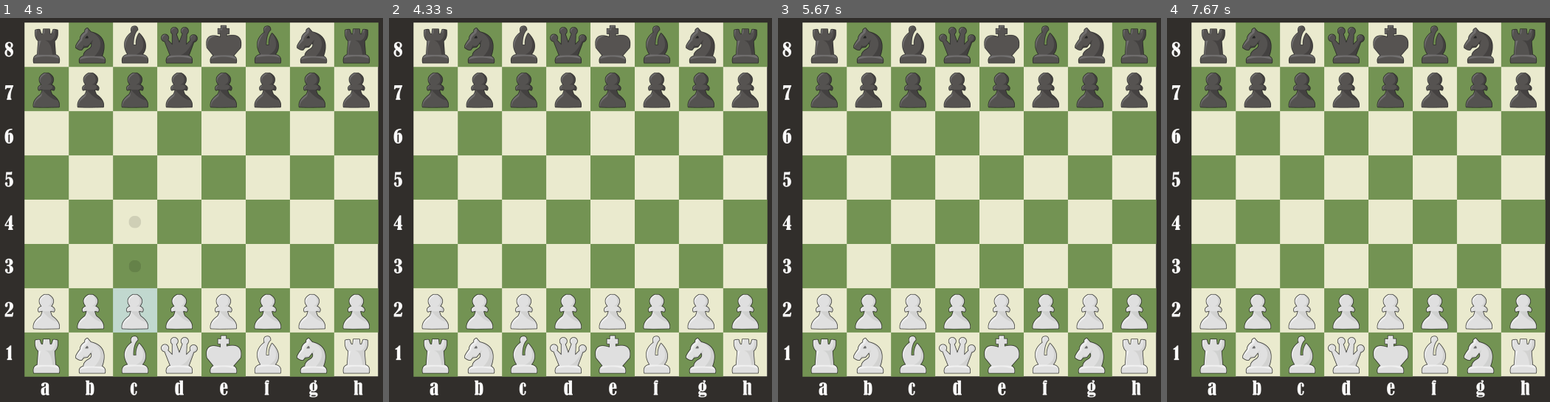
Above: before the commit, frames 1-4 (left to right).
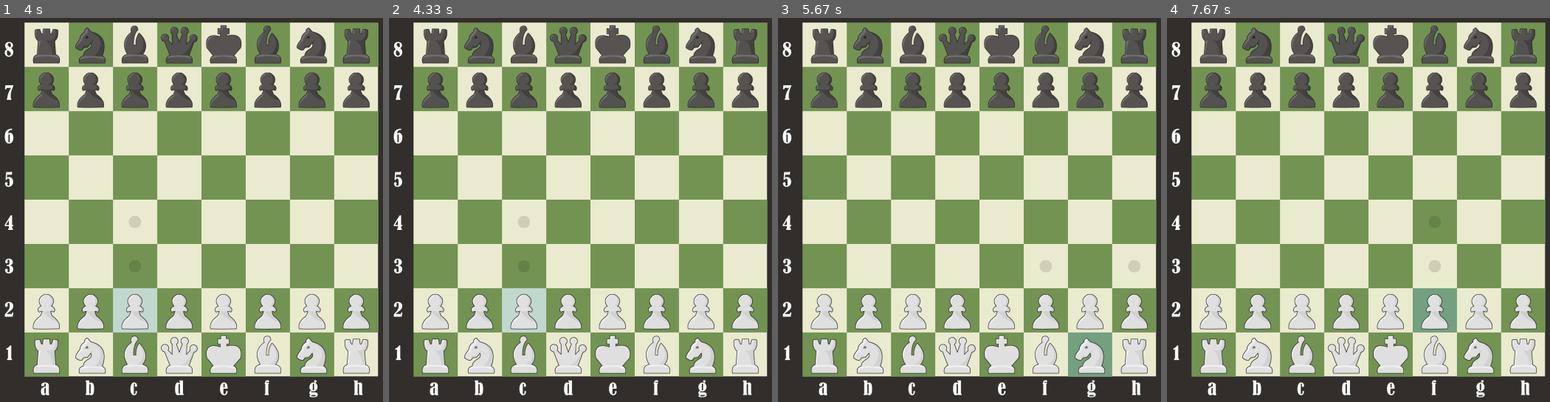
Above: after the commit, the same moments.

Repository: JohnPullmann/ChessPygame
Game: pygame game, started from game.py
The game is run twice, just before and just after one commit, with the same random seed, the same clock (stepped at 60 frames per second) and the same inputs.
Inputs (mouse positions are in pixels of both pictures, inside the frame that each line leads up to):
- Up to frame 1 (4 s): press the mouse at (outside the picture) at 0.37 s; move the mouse to (42, 229) at 0.47 s; release the mouse at (99, 302) at 0.6 s; click (49, 336) at 0.72 s; click (76, 363) at 1.05 s; click (outside the picture) at 1.38 s; click (314, 106) at 2.85 s; click (291, 317) at 3.18 s; click (outside the picture) at 3.52 s; click (122, 294) at 3.85 s
- Up to frame 2 (4.33 s): click (641, 44) at 4.18 s
- Up to frame 3 (5.67 s): click (812, 329) at 4.52 s; click (outside the picture) at 4.85 s; click (1072, 336) at 5.18 s; click (923, 64) at 5.52 s
- Up to frame 4 (7.67 s): click (1438, 344) at 6.42 s; click (1186, 106) at 6.75 s; click (1415, 313) at 7.08 s; click (1339, 48) at 7.42 s

Frame 1 is identical in both runs. In frame 2, 1.0% of the frame differs, in the area x 29-42%, y 51-82%; in frame 3, 1.0%; in frame 4, 1.0%, in the area x 64-76%, y 63-82%.

Commit message:
Add pawn promotion feature and fix pawn move error - out of range

Diff:
--- a/board.py
+++ b/board.py
@@ -1,5 +1,6 @@
 import pygame
 from pprint import pprint
+import os
 
 
 def board_pos_to_coords(board_pos) -> tuple:
@@ -49,11 +50,17 @@
     valid_move_image_original_size = None  # image loaded later
     valid_move_attack_image = None  # image loaded later
     valid_move_attack_image_original_size = None  # image loaded later
+    choose_piece_white_image_original_size = None  # image loaded later
+    choose_piece_black_image_original_size = None  # image loaded later
+    choose_piece_white_image = None  # image loaded later
+    choose_piece_black_image = None  # image loaded later
     mouse_on_square = [(),()] # [board_pos, board_pos_coords]
 
     last_turn = [(),()] # [start_board_pos, end_board_pos]
     danger_zone_black = [[False for _ in range(8)] for _ in range(8)]
     danger_zone_white = [[False for _ in range(8)] for _ in range(8)]
+
+    choosing_piece = None
 
     def __init__(self):
 
@@ -125,17 +132,17 @@
     def select_piece(self, mouse_x: float, mouse_y: float) -> None:
         mouse_board_pos = coords_to_board_pos((mouse_x, mouse_y))
         if mouse_board_pos != -1:
-            selected_piece = self.board[mouse_board_pos[0]][mouse_board_pos[1]]
-            if selected_piece != None:
+            if self.board[mouse_board_pos[0]][mouse_board_pos[1]] != None:
                 #print(selected_piece, self.player_on_turn)
-                if selected_piece.color == self.player_on_turn.color:
-                    selected_piece.selected = True
-                    Board.holding_piece = selected_piece
-                    Board.selected_piece = selected_piece
+                if self.board[mouse_board_pos[0]][mouse_board_pos[1]].color == self.player_on_turn.color:
+                    self.board[mouse_board_pos[0]][mouse_board_pos[1]].selected = True
+                    Board.holding_piece = self.board[mouse_board_pos[0]][mouse_board_pos[1]]
+                    Board.selected_piece = self.board[mouse_board_pos[0]][mouse_board_pos[1]]
 
                     #print(f"Valid moves {selected_piece.type}: {selected_piece.valid_moves}")
                 else:
-                    Board.selected_piece = None
+                    #print("ccccc",selected_piece.color == self.player_on_turn.color, selected_piece.color, self.player_on_turn.color, selected_piece)
+                    #Board.selected_piece = None
                     Board.holding_piece = None
         else:
             Board.selected_piece = None
@@ -166,12 +173,12 @@
         self.board_pos = board_pos # (column, row)
         self.coords = board_pos_to_coords(self.board_pos) # (x, y)
         self.size = Board.size_of_board/8
-        self.image = None # image loaded later
-        self.image_original_size = None # image loaded later
         self.selected = selected
         self.rec = pygame.Rect(*self.coords, self.size, self.size)
         self.type = None
         self.valid_moves = [] # updates when spiece selected, [(col, row, attact)]
+        self.image = None # image loaded later
+        self.image_original_size = None # image loaded later
 
         if self.color == "white":
             Board.white_pieces.append(self)
@@ -179,6 +186,9 @@
             Board.black_pieces.append(self)
         Board.all_pieces.append(self)
 
+    def load_image(self):
+        self.image_original_size = pygame.image.load(os.path.join("images/PNG/", f"{self.color}_{self.type.lower()}.png"))
+        self.image = pygame.transform.smoothscale(self.image_original_size, (self.size, self.size))
 
     def isSelected(self) -> bool:
         return self.selected
@@ -206,11 +216,16 @@
                 attacking = True
 
 
-        # ---------------------- Special attacks
+        # ---------------------- Special moves
         if self.type == "Pawn" and attacking == False: # en passant move, left and right
             if dest_board_pos[1] != self.board_pos[1]: #  - test if not normal forward move
                 self.attack((dest_board_pos[0]-color_col_mult, dest_board_pos[1]), game_board)
                 attacking = False
+
+        other_side = 0 if self.color == "white" else 7
+        if self.type == "Pawn" and dest_board_pos[0] == other_side:
+            #change pawn to piece of choice
+            Board.choosing_piece = self
 
         elif self.type == "King":
             self.endangered = False
@@ -299,6 +314,27 @@
         super().__init__(color, board_pos, selected)
         self.type = "Pawn"
         self.moved = False
+        self.load_image()
+
+    def promote(self, piece, game_board):
+        if piece == "Queen":
+            game_board.board[self.board_pos[0]][self.board_pos[1]] = Queen(self.color, self.board_pos)
+            print(f"\n{Board.player_on_turn.name} chose Queen\n")
+        if piece == "Rook":
+            game_board.board[self.board_pos[0]][self.board_pos[1]] = Rook(self.color, self.board_pos)
+            print(f"\n{Board.player_on_turn.name} chose Rook\n")
+        if piece == "Knight":
+            game_board.board[self.board_pos[0]][self.board_pos[1]] = Knight(self.color, self.board_pos)
+            print(f"\n{Board.player_on_turn.name} chose Knight\n")
+        if piece == "Bishop":
+            game_board.board[self.board_pos[0]][self.board_pos[1]] = Bishop(self.color, self.board_pos)
+            print(f"\n{Board.player_on_turn.name} chose Bishop\n")
+
+        game_board.all_pieces.remove(self)
+        if self.color == "white":
+            game_board.white_pieces.remove(self)
+        else:
+            game_board.black_pieces.remove(self)
 
     def validate_moves(self, game_board) -> None:
         # add special move !
@@ -314,18 +350,20 @@
 
 
 
-        if board[now_col+(1*color_col_mult)][now_row] == None and 0 <= now_col+(1*color_col_mult) < 8: # one forward
-            if your_king.endangered == False:
-                self.valid_moves.append((now_col+(1*color_col_mult), now_row, False))
-            else:
-                self.add_if_saves_king(now_col+(1*color_col_mult), now_row, p_attacking_king, your_king, False, game_board)
-
-        if board[now_col+(2*color_col_mult)][now_row] == None and 0 <= now_col+(2*color_col_mult) < 8: # first move two forward
-            if self.moved == False:
+        if  0 <= now_col+(1*color_col_mult) < 8: # one forward
+            if board[now_col+(1*color_col_mult)][now_row] == None:
                 if your_king.endangered == False:
-                    self.valid_moves.append((now_col+(2*color_col_mult), now_row, False))
-                else:
-                    self.add_if_saves_king(now_col+(2*color_col_mult), now_row, p_attacking_king, your_king, False, game_board)
+                    self.valid_moves.append((now_col+(1*color_col_mult), now_row, False))
+                else:
+                    self.add_if_saves_king(now_col+(1*color_col_mult), now_row, p_attacking_king, your_king, False, game_board)
+
+        if 0 <= now_col+(2*color_col_mult) < 8: # first move two forward
+            if board[now_col+(2*color_col_mult)][now_row] == None and board[now_col+(1*color_col_mult)][now_row] == None:
+                if self.moved == False:
+                    if your_king.endangered == False:
+                        self.valid_moves.append((now_col+(2*color_col_mult), now_row, False))
+                    else:
+                        self.add_if_saves_king(now_col+(2*color_col_mult), now_row, p_attacking_king, your_king, False, game_board)
 
         for direction in [1,-1]: # en passant move, left and right
             if 0 <= now_col+(1*color_col_mult) < 8 and 0 <= now_row+(direction) < 8 :
@@ -374,6 +412,7 @@
         super().__init__(color, board_pos, selected)
         self.type = "Knight"
         self.moves = [(1,2), (2,1), (2,-1), (1,-2), (-1,-2), (-2,-1), (-2,1), (-1,2)]
+        self.load_image()
 
     def validate_moves(self, game_board) -> None:
         board = game_board.board
@@ -427,6 +466,7 @@
                       [(-1,1), (-2,2), (-3,3), (-4,4), (-5,5), (-6,6), (-7,7)],
                       [(1,-1), (2,-2), (3,-3), (4,-4), (5,-5), (6,-6), (7,-7)],
                       [(-1,-1), (-2,-2), (-3,-3), (-4,-4), (-5,-5), (-6,-6), (-7,-7)]]
+        self.load_image()
 
     def validate_moves(self, game_board) -> None:
         board = game_board.board
@@ -486,6 +526,7 @@
                       [(1,0), (2,0), (3,0), (4,0), (5,0), (6,0), (7,0)],
                       [(-1,0), (-2,0), (-3,0), (-4,0), (-5,0), (-6,0), (-7,0)]]
         self.moved = False
+        self.load_image()
 
     def validate_moves(self, game_board) -> None:
         board = game_board.board
@@ -548,6 +589,7 @@
             Board.white_king = self
         else:
             Board.black_king = self
+        self.load_image()
 
     def isEndangered(self) -> bool:
         return self.endangered
@@ -615,6 +657,7 @@
                       [(0,-1), (0,-2), (0,-3), (0,-4), (0,-5), (0,-6), (0,-7)],
                       [(1,0), (2,0), (3,0), (4,0), (5,0), (6,0), (7,0)],
                       [(-1,0), (-2,0), (-3,0), (-4,0), (-5,0), (-6,0), (-7,0)]]
+        self.load_image()
 
     def validate_moves(self, game_board) -> None:
         board = game_board.board
--- a/game.py
+++ b/game.py
@@ -8,7 +8,7 @@
 BLACK = (0,0,0)
 BACKGROUND_COLOR = (49,46,43)
 
-SHOW_POSSIBLE_MOVES = True
+SHOW_POSSIBLE_MOVES = False
 
 # create window
 WIDTH, HEIGHT = 800, 600
@@ -60,6 +60,12 @@
     if Board.holding_piece != None:
         WINDOW.blit(Board.holding_piece.image, Board.holding_piece.coords)
 
+    if Board.choosing_piece != None:
+        if Board.choosing_piece.color == "white":
+            WINDOW.blit(Board.choose_piece_white_image, Board.choosing_piece.coords)
+        else:
+            WINDOW.blit(Board.choose_piece_black_image, (Board.choosing_piece.coords[0], Board.choosing_piece.coords[1]-(Board.size_of_board/8*3)))
+
     pygame.display.update()
 
 
@@ -71,10 +77,9 @@
     Board.holding_over_square_image_original_size = pygame.image.load(os.path.join("images/PNG/", "holding_over_square.png"))
     Board.valid_move_image_original_size = pygame.image.load(os.path.join("images/PNG/", "valid_move.png"))
     Board.valid_move_attack_image_original_size = pygame.image.load(os.path.join("images/PNG/", "valid_move_attack.png"))
-
-    for p in Board.all_pieces:
-        #print(f"Loading: {p.color}_{p.type.lower()}.png")
-        p.image_original_size = pygame.image.load(os.path.join("images/PNG/", f"{p.color}_{p.type.lower()}.png"))
+    Board.choose_piece_white_image_original_size = pygame.image.load(os.path.join("images/PNG/", "choose_piece_white.png"))
+    Board.choose_piece_black_image_original_size = pygame.image.load(os.path.join("images/PNG/", "choose_piece_black.png"))
+
 
     transform_images()
 
@@ -89,9 +94,10 @@
     Board.valid_move_image = pygame.transform.smoothscale(Board.valid_move_image_original_size, (Board.size_of_board/8, Board.size_of_board/8))
     Board.valid_move_attack_image = pygame.transform.smoothscale(Board.valid_move_attack_image_original_size, (Board.size_of_board/8, Board.size_of_board/8))
 
-
-    for p in Board.all_pieces:
-        p.image = pygame.transform.smoothscale(p.image_original_size, (p.size, p.size))
+    Board.choose_piece_white_image = pygame.transform.smoothscale(Board.choose_piece_white_image_original_size, (Board.size_of_board/8, Board.size_of_board/8*5))
+    Board.choose_piece_black_image = pygame.transform.smoothscale(Board.choose_piece_black_image_original_size, (Board.size_of_board/8, Board.size_of_board/8*5
+    ))
+
 
 
 def resize_window(board) -> None:
@@ -136,6 +142,27 @@
             Board.selected_piece.coords = board_pos_to_coords(Board.selected_piece.board_pos)
             Board.holding_piece = None
 
+def choose_piece(mouse_x: float, mouse_y: float, board: Board) -> None:
+
+    if Board.choosing_piece.color == "white":
+        x, y = (mouse_x-Board.choosing_piece.coords[0], mouse_y-(Board.choosing_piece.coords[1]))
+    else:
+        x, y = (mouse_x-Board.choosing_piece.coords[0], mouse_y-(Board.choosing_piece.coords[1]-(Board.size_of_board/8*3)))
+
+    if (0 < x < Board.size_of_board/8) and (0 < y < Board.size_of_board/8*4):
+        piece = y // (Board.size_of_board/8)
+        if piece == 0:
+            Board.choosing_piece.promote("Queen", board)
+        elif piece == 1:
+            Board.choosing_piece.promote("Rook", board)
+        elif piece == 2:
+            Board.choosing_piece.promote("Knight", board)
+        elif piece == 3:
+            Board.choosing_piece.promote("Bishop", board)
+
+        Board.choosing_piece = None
+
+
 def mouse_on_square_select(mouse_x: float, mouse_y: float) -> None:
     new_board_pos = coords_to_board_pos((mouse_x, mouse_y))
     if new_board_pos != -1:
@@ -187,22 +214,28 @@
                 #print("\nMouse down")
                 mouse_x, mouse_y = pygame.mouse.get_pos()
 
-                board.select_piece(mouse_x, mouse_y)
-                #select_piece(mouse_x, mouse_y, board)
+                if board.choosing_piece == None:
+                    board.select_piece(mouse_x, mouse_y)
+                    #select_piece(mouse_x, mouse_y, board)
 
 
             if event.type == pygame.MOUSEBUTTONUP:
                 #print("\nMouse up")
                 mouse_x, mouse_y = pygame.mouse.get_pos()
 
-                selected_piece_drop(mouse_x, mouse_y, board)
+                if board.choosing_piece == None:
+                    selected_piece_drop(mouse_x, mouse_y, board)
+                else:
+                    choose_piece(mouse_x, mouse_y, board)
+
 
 
             if event.type == pygame.MOUSEMOTION:
                 mouse_x, mouse_y = pygame.mouse.get_pos()
 
-                mouse_on_square_select(mouse_x, mouse_y)
-                holding_piece_move(mouse_x, mouse_y)
+                if board.choosing_piece == None:
+                    mouse_on_square_select(mouse_x, mouse_y)
+                    holding_piece_move(mouse_x, mouse_y)
 
         draw()
 
@@ -215,7 +248,7 @@
 
 ##TODO##
 # Implement:
-# - change piece type when pawn moves to end of board
+# - change piece type when pawn moves to end of board #219
 # - piece cant make move that will endanger king
 # - chessmate - ending of game
 # - draw - ending of game
@@ -223,6 +256,15 @@
 # - reseting of game
 # - chosing name and color
 # - improve quality of code
+# - showing who is on turn
+# - arrows for planning turns
+
+# - error pawn trying to attack diagonaly out of board - list index out of range error
+# - Fix not valid move when clicking on empty tiles
+# - Remove canceling choosing pawn promotion
+# - Delete class objects after removing them
+# - sometimes pawns cant be touched
+# - error maximum recursion p_attacking king validate moves -> add if saves king -> p_attacking king validate moves
 
 # player vs player
 # - on one device
Binary file added: images/PNG/choose_piece_black.png
Binary file added: images/PNG/choose_piece_white.png
